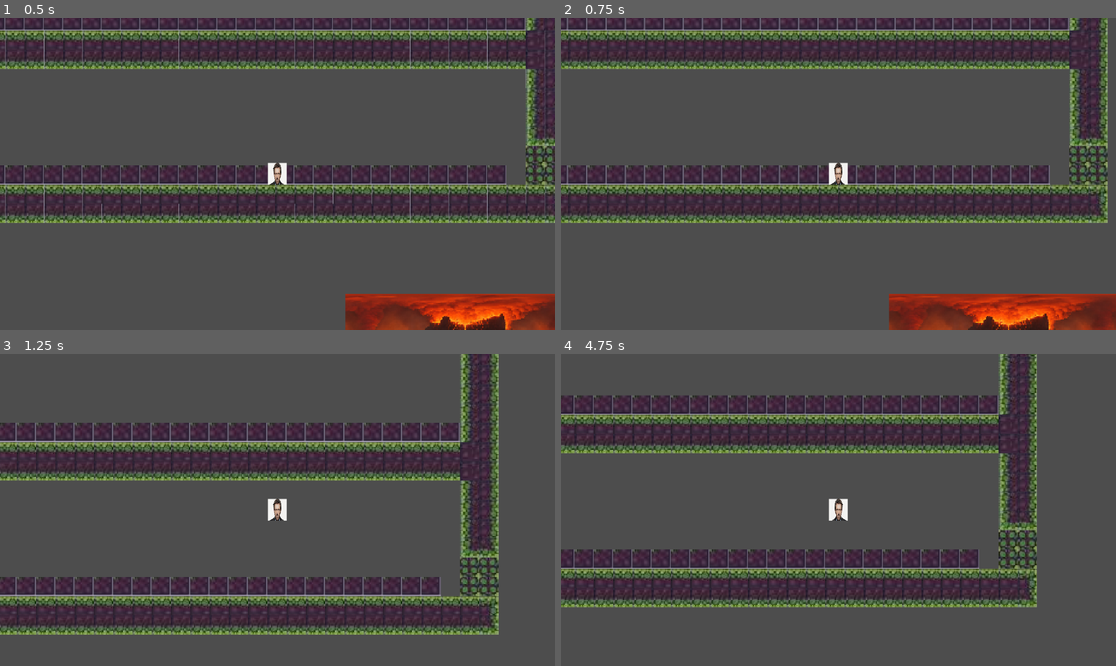
Above: before the commit, frames 1-4 (two rows, left to right).
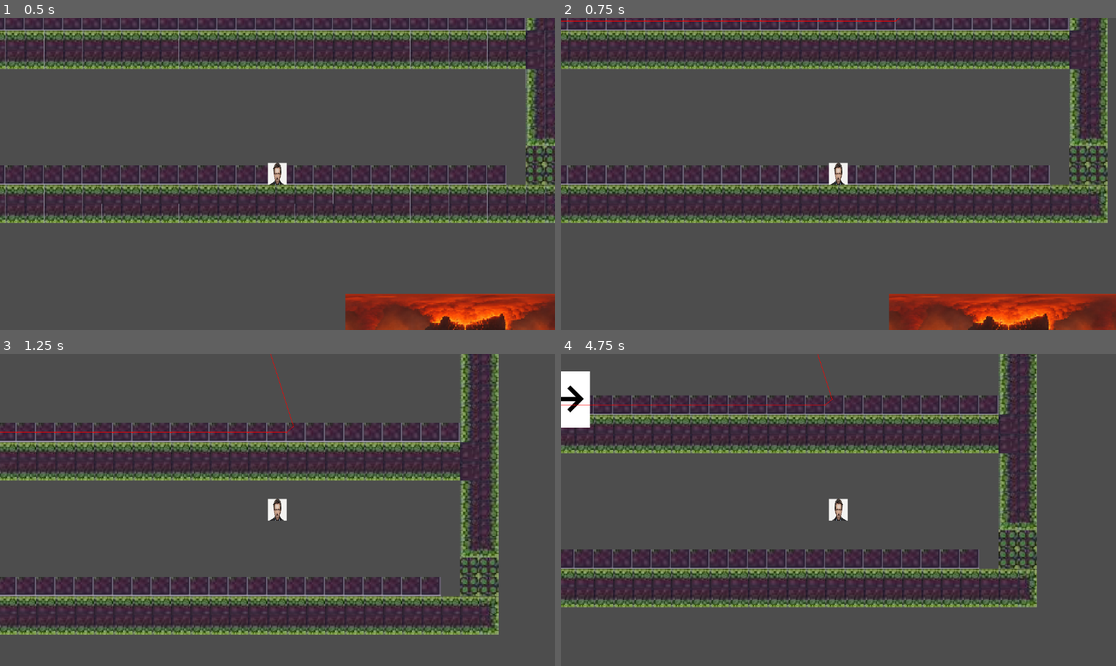
Above: after the commit, the same moments.

Repository: ConnerGordon/final-jam
Game: Godot game, scene res://folder base/mainscene.tscn
Same seed, same stepped clock (60 frames per second), same inputs: the game is played once before the commit and once after it.
Inputs (mouse positions are in pixels of both pictures, inside the frame that each line leads up to):
- Up to frame 1 (0.5 s): no input
- Up to frame 2 (0.75 s): tap Enter at 0.5 s; move the mouse to (960, 158) at 0.52 s; hold D (moveright) from 0.53 s (still down); click (960, 158) at 0.6 s
- Up to frame 3 (1.25 s): keep holding D (moveright); tap Space (jump) at 0.77 s
- Up to frame 4 (4.75 s): move the mouse to (727, 525) at 1.27 s; tap S (FALL) at 1.35 s; tap Space (jump) at 1.52, 3.02, 3.77, 4.52 s; click (727, 525) at 1.55 s; move the mouse to (894, 441) at 2.02 s; release D (moveright) at 2.03 s; hold A (moveleft) 2.03-2.78 s; tap Shift (dash) at 2.1 s; click (894, 441) at 2.3 s; move the mouse to (810, 572) at 2.77 s; hold D (moveright) 2.78-4.28 s; tap E (interact) at 2.85 s; click (810, 572) at 3.05 s; move the mouse to (1005, 556) at 3.52 s; click (1005, 556) at 3.6 s; move the mouse to (672, 463) at 4.27 s; hold A (moveleft) from 4.28 s (still down); click (672, 463) at 4.35 s

Frame 1 is identical in both runs. In frame 2, 0.1% of the frame differs, in the area x 0-61%, y 0-2%; in frame 3, 0.2%; in frame 4, 1.1%, in the area x 0-49%, y 0-24%.

Commit message:
sword hitbox changes
hitbox now changes sides depending on the player direction key

Diff:
--- a/enemy/first_enemy.gd
+++ b/enemy/first_enemy.gd
@@ -79,26 +79,41 @@
 			idle_timer -= delta*10
 			if idle_timer <= 0:
 
-
-				var target = get_new_target()
-				var nav_map = navigation_agent_2d.get_navigation_map()
-
-				var safe = NavigationServer2D.map_get_closest_point(nav_map,target)
-
-				navigation_agent_2d.target_position = safe#.snapped(Vector2(80,80))
-				print(safe.snapped(Vector2(80,80)))
-				while safe.distance_to(global_position) < 500 && found == false:
-					print("too close")
-					nav_map = navigation_agent_2d.get_navigation_map()
-					target = NavigationServer2D.map_get_random_point(nav_map,1,true)
-
-					safe = NavigationServer2D.map_get_closest_point(nav_map,target)
-
-
-
+				if !found:
+
+					var target = get_new_target()
+					var nav_map = navigation_agent_2d.get_navigation_map()
+
+					var safe = NavigationServer2D.map_get_closest_point(nav_map,target)
 
 					navigation_agent_2d.target_position = safe#.snapped(Vector2(80,80))
 					print(safe.snapped(Vector2(80,80)))
+					while safe.distance_to(global_position) < 500 && found == false:
+						print("too close")
+						nav_map = navigation_agent_2d.get_navigation_map()
+						target = NavigationServer2D.map_get_random_point(nav_map,1,true)
+
+						safe = NavigationServer2D.map_get_closest_point(nav_map,target)
+
+
+
+
+						navigation_agent_2d.target_position = (safe).snapped(Vector2(80,80))
+						print(safe.snapped(Vector2(80,80)))
+				else:
+					var target = playerpos
+					var nav_map = navigation_agent_2d.get_navigation_map()
+
+					var safe = NavigationServer2D.map_get_closest_point(nav_map,target)
+
+					navigation_agent_2d.target_position = safe#.snapped(Vector2(80,80))
+					print(safe.snapped(Vector2(80,80)))
+					while safe.distance_to(global_position) < 500 && found == false:
+						print("too close")
+						nav_map = navigation_agent_2d.get_navigation_map()
+						target = playerpos
+
+						safe = NavigationServer2D.map_get_closest_point(nav_map,target)
 
 
 
@@ -106,10 +121,8 @@
 					cur = state.finding
 				else:
 					cur = state.wandering
-				if found == false:
 					idle_timer = randf_range(2,20)
-				else:
-					idle_timer = randf_range(1,3)
+
 
 		state.wandering:
 
@@ -204,6 +217,8 @@
 			push_error("nav stuck on wall")
 		postrack = global_position
 		postimer = 20.0
+		if found:
+			postimer = 10.0
 	move_and_slide()
 
 	#print(cur)
@@ -244,7 +259,6 @@
 		lerpstart = star
 		lerptimer = 1.0
 func set_idle():
-	idle_timer = randf_range(2,20)
 	cur = state.idle
 
 
--- a/enemy/husk.tscn
+++ b/enemy/husk.tscn
@@ -31,7 +31,7 @@
 
 [node name="NavigationAgent2D" type="NavigationAgent2D" parent="." unique_id=1730415152]
 path_desired_distance = 80.0
-target_desired_distance = 20.0
+target_desired_distance = 50.0
 navigation_layers = 3
 path_postprocessing = 1
 simplify_epsilon = 9.423
--- a/folder base/downpath.tscn
+++ b/folder base/downpath.tscn
@@ -190,24 +190,24 @@
 position = Vector2(46.600002, 864.19995)
 navigation_layers = 3
 start_position = Vector2(-4, 1)
-end_position = Vector2(30, -136)
+end_position = Vector2(35.6, -130.40002)
 
 [node name="NavigationLink2D2" type="NavigationLink2D" parent="." unique_id=60418671]
 position = Vector2(438.59998, 739.7999)
 navigation_layers = 2
-start_position = Vector2(-35.200012, -139.3999)
+start_position = Vector2(-41.799988, -130.3999)
 end_position = Vector2(-0.7999878, -0.59991455)
 
 [node name="NavigationLink2D3" type="NavigationLink2D" parent="." unique_id=1562989433]
 position = Vector2(351.39996, 666.4)
 navigation_layers = 2
-start_position = Vector2(-46.399963, -127.599976)
+start_position = Vector2(-50.599945, -119.400024)
 end_position = Vector2(-17.799957, -73.400024)
 
 [node name="NavigationLink2D4" type="NavigationLink2D" parent="." unique_id=648249757]
 position = Vector2(308.40002, 620.4)
 navigation_layers = 2
-start_position = Vector2(-50.200012, -146.4)
+start_position = Vector2(-55.000015, -140.6)
 end_position = Vector2(-30.400024, -75.599976)
 
 [node name="NavigationLink2D5" type="NavigationLink2D" parent="." unique_id=944276917]
@@ -225,7 +225,7 @@
 [node name="NavigationLink2D7" type="NavigationLink2D" parent="." unique_id=428056447]
 position = Vector2(183.6, 616.8)
 navigation_layers = 2
-start_position = Vector2(-116.99999, -147.40002)
+start_position = Vector2(-118.2, -135.20001)
 end_position = Vector2(-137.4, -86.20001)
 
 [node name="NavigationLink2D8" type="NavigationLink2D" parent="." unique_id=289899808]
--- a/player/player.gd
+++ b/player/player.gd
@@ -2,8 +2,10 @@
 class_name Player
 
 @onready var animated_sprite_2d: AnimatedSprite2D = $AnimatedSprite2D
-@onready var groundedswordbox: Area2D = $AnimatedSprite2D/groundedswordbox
-
+
+@onready var groundedswordbox: Area2D = $groundedswordbox
+
+@onready var attacktimer: Timer = $attacktimer
 
 
 
@@ -100,6 +102,7 @@
 			velocity.x = direction * SPEED
 			if direction != 0.0:
 				prevdir = direction
+
 		state.dashing:
 			#print("dash")
 			if prevdir == -1:
@@ -167,6 +170,9 @@
 			velocity.x = move_toward(velocity.x, 0, SPEED)
 
 
+	if direction != 0.0:
+		groundedswordbox.position = Vector2(95 * direction,0)
+		print(groundedswordbox.position)
 	match aircurrent:
 
 		airbornstate.grounded:
@@ -196,6 +202,12 @@
 			if Input.is_action_pressed("movementkeys") == false:
 
 				current = state.idle
+
+
+
+			if Input.is_action_just_pressed("swing") && attacktimer.is_stopped():
+				attacktimer.start()
+				groundedswordbox.monitoring = true
 
 
 			if dashtimer > dtb/20:
@@ -261,3 +273,8 @@
 
 			body.set_cell(i,-1,Vector2i(-1,-1),-1)
 		nextgen.emit()
+
+
+func _on_attacktimer_timeout() -> void:
+	print("pcalled")
+	groundedswordbox.monitoring = true
--- a/player/player.tscn
+++ b/player/player.tscn
@@ -19,12 +19,12 @@
 "speed": 5.0
 }]
 
+[sub_resource type="RectangleShape2D" id="RectangleShape2D_i3pqv"]
+size = Vector2(156, 178)
+
 [sub_resource type="CapsuleShape2D" id="CapsuleShape2D_rkbax"]
 radius = 40.0
 height = 128.0
-
-[sub_resource type="RectangleShape2D" id="RectangleShape2D_i3pqv"]
-size = Vector2(156, 178)
 
 [node name="CharacterBody2D" type="CharacterBody2D" unique_id=103378180 groups=["player"]]
 top_level = true
@@ -46,23 +46,23 @@
 scale = Vector2(0.27464786, 0.50282484)
 sprite_frames = SubResource("SpriteFrames_onrkg")
 
-[node name="groundedswordbox" type="Area2D" parent="AnimatedSprite2D" unique_id=1738176100]
-position = Vector2(0, 0.9943858)
-scale = Vector2(3.6410258, 1.9887639)
-monitoring = false
-monitorable = false
-
-[node name="CollisionShape2D" type="CollisionShape2D" parent="AnimatedSprite2D/groundedswordbox" unique_id=925681849]
-position = Vector2(95, 3)
-rotation = 1.5707964
-shape = SubResource("CapsuleShape2D_rkbax")
-
 [node name="CollisionShape2D" type="CollisionShape2D" parent="." unique_id=4017699]
 scale = Vector2(0.5, 0.5)
 shape = SubResource("RectangleShape2D_i3pqv")
 
 [node name="Camera2D" type="Camera2D" parent="." unique_id=1901643446]
 zoom = Vector2(0.5, 0.5)
+
+[node name="groundedswordbox" type="Area2D" parent="." unique_id=1738176100]
+position = Vector2(0, -5.9604645e-08)
+scale = Vector2(0.99999994, 0.9999999)
+monitoring = false
+monitorable = false
+
+[node name="CollisionShape2D" type="CollisionShape2D" parent="groundedswordbox" unique_id=925681849]
+position = Vector2(0, 3)
+rotation = 1.5707964
+shape = SubResource("CapsuleShape2D_rkbax")
 
 [node name="bodydetec" type="Area2D" parent="." unique_id=360210077]
 collision_layer = 8
@@ -73,5 +73,10 @@
 scale = Vector2(0.5, 0.5)
 shape = SubResource("RectangleShape2D_i3pqv")
 
+[node name="attacktimer" type="Timer" parent="." unique_id=291936183]
+wait_time = 0.35
+one_shot = true
+
 [connection signal="area_entered" from="bodydetec" to="." method="_on_bodydetec_area_entered"]
 [connection signal="body_entered" from="bodydetec" to="." method="_on_bodydetec_body_entered"]
+[connection signal="timeout" from="attacktimer" to="." method="_on_attacktimer_timeout"]
